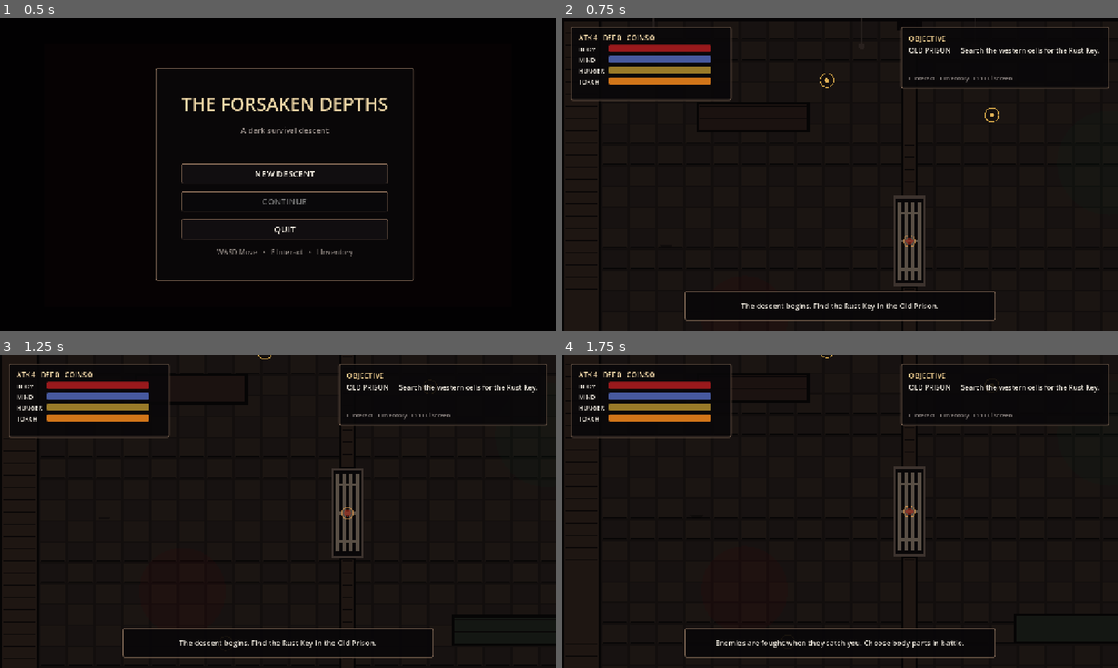
Above: before the commit, frames 1-4 (two rows, left to right).
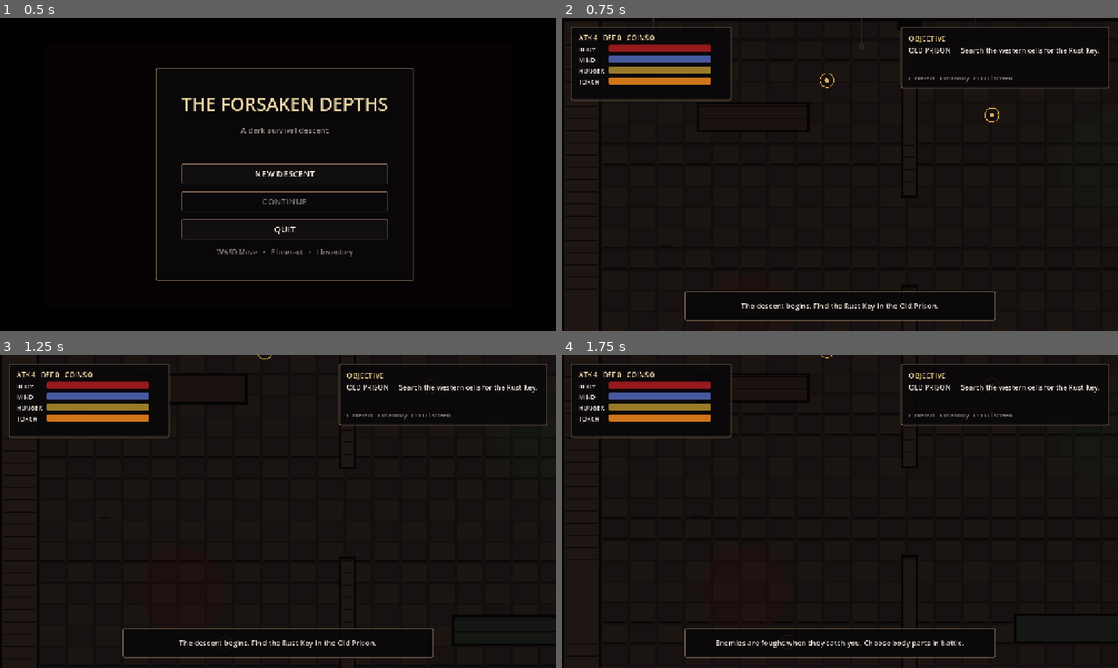
Above: after the commit, the same moments.

Repository: Worawit0/space-dodge-game01
Game: Godot game, scene res://scenes/main/main.tscn
Same seed, same stepped clock (60 frames per second), same inputs: the game is played once before the commit and once after it.
Inputs:
- Up to frame 1 (0.5 s): no input
- Up to frame 2 (0.75 s): click "NEW DESCENT" at 0.5 s
- Up to frame 3 (1.25 s): no input
- Up to frame 4 (1.75 s): tap Enter at 1.25 s; hold D from 1.28 s (still down); tap E at 1.35 s; tap Space at 1.52 s

Frame 1 is identical in both runs. In frame 2, 1.0% of the frame differs, in the area x 59-66%, y 56-86%; in frame 3, 1.0%; in frame 4, 1.0%.
Error in both runs: Invalid assignment of property or key 'texture_path' with value of type 'String' on a base object of type 'CharacterBody2D (enemy.gd)'. (res://scripts/world/ga…

Commit message:
V8 visual actor/door integration: forsaken_v7/scripts/world/door.gd

Diff:
--- a/forsaken_v7/scripts/world/door.gd
+++ b/forsaken_v7/scripts/world/door.gd
@@ -3,21 +3,42 @@
 @export var door_name := "Iron Gate"
 @export var required_key := ""
 @export var open_flag := ""
-@export var width := 64.0
-@export var height := 190.0
+@export_enum("prison","temple","heart") var door_style := "prison"
 
-var open_amount := 0.0
 var opening := false
+var is_open := false
 var collider: CollisionShape2D
+var sprite: AnimatedSprite2D
 
 func _ready() -> void:
 	add_to_group("interactable")
+	_build_visual()
 	_build_collision()
 	if open_flag != "" and bool(GameState.flags.get(open_flag, false)):
-		open_amount = 1.0
-		opening = true
-		collider.disabled = true
-	queue_redraw()
+		_force_open()
+
+func _build_visual() -> void:
+	sprite = AnimatedSprite2D.new()
+	sprite.name = "AnimatedSprite2D"
+	sprite.sprite_frames = SpriteFrames.new()
+	sprite.sprite_frames.add_animation("opening")
+	sprite.sprite_frames.set_animation_speed("opening", 8.0)
+	sprite.sprite_frames.set_animation_loop("opening", false)
+	for i in range(12):
+		var path := "res://assets/v8/gates/%s_%02d.png" % [door_style, i]
+		if not ResourceLoader.exists(path):
+			break
+		var tex = load(path)
+		if tex:
+			sprite.sprite_frames.add_frame("opening", tex)
+	sprite.texture_filter = CanvasItem.TEXTURE_FILTER_NEAREST
+	sprite.scale = Vector2(0.9,0.9)
+	sprite.position = Vector2(0,-64)
+	sprite.animation_finished.connect(_on_animation_finished)
+	add_child(sprite)
+	if sprite.sprite_frames.get_frame_count("opening") > 0:
+		sprite.animation = "opening"
+		sprite.frame = 0
 
 func _build_collision() -> void:
 	var body := StaticBody2D.new()
@@ -26,42 +47,47 @@
 	add_child(body)
 	collider = CollisionShape2D.new()
 	var shape := RectangleShape2D.new()
-	shape.size = Vector2(width - 12.0, height - 10.0)
+	shape.size = Vector2(86,150)
 	collider.shape = shape
+	collider.position = Vector2(0,-8)
 	body.add_child(collider)
 
+func _force_open() -> void:
+	is_open = true
+	opening = false
+	if collider:
+		collider.set_deferred("disabled", true)
+	if sprite and sprite.sprite_frames.get_frame_count("opening") > 0:
+		sprite.animation = "opening"
+		sprite.frame = sprite.sprite_frames.get_frame_count("opening") - 1
+
 func interact(_player) -> void:
-	if open_amount >= 0.98:
-		GameState.message_requested.emit(door_name + " is already open.")
+	if is_open or opening:
+		GameState.message_requested.emit(door_name + " is open.")
 		return
 	if required_key != "" and not GameState.has_key_item(required_key):
-		GameState.message_requested.emit("%s is locked. Required: %s" % [door_name, required_key])
-		AudioManager.play_sfx("res://assets/audio/locked.wav")
+		GameState.message_requested.emit("%s is sealed. Required: %s" % [door_name, required_key])
+		AudioManager.play_event("locked")
 		return
 	opening = true
 	if open_flag != "":
 		GameState.flags[open_flag] = true
-	GameState.message_requested.emit(door_name + " opens with a grinding sound.")
-	AudioManager.play_sfx("res://assets/audio/door.wav")
+	GameState.message_requested.emit(door_name + " groans open.")
+	AudioManager.play_event("door")
+	if sprite and sprite.sprite_frames.get_frame_count("opening") > 0:
+		sprite.play("opening")
+	else:
+		_force_open()
 
-func _process(delta: float) -> void:
-	if opening and open_amount < 1.0:
-		open_amount = min(1.0, open_amount + delta * 0.72)
-		if open_amount > 0.66 and collider and not collider.disabled:
+func _process(_delta: float) -> void:
+	if opening and sprite and sprite.sprite_frames.get_frame_count("opening") > 0:
+		var count := sprite.sprite_frames.get_frame_count("opening")
+		if count > 1 and sprite.frame >= int(count * 0.55) and collider and not collider.disabled:
 			collider.set_deferred("disabled", true)
-		queue_redraw()
 
-func _draw() -> void:
-	var lift := -height * 0.86 * ease(open_amount, -1.6)
-	var frame_color := Color(0.24,0.20,0.18,1)
-	var metal := Color(0.35,0.31,0.27,1)
-	var glow := Color(0.62,0.16,0.10,0.65)
-	draw_rect(Rect2(-width*0.58, -height*0.55, width*1.16, height*1.10), Color(0.035,0.028,0.03,0.96))
-	draw_rect(Rect2(-width*0.54, -height*0.53, width*1.08, height*1.06), frame_color, false, 6.0)
-	for x in [-width*0.36, -width*0.12, width*0.12, width*0.36]:
-		draw_rect(Rect2(x-3, -height*0.47 + lift, 6, height*0.94), metal)
-	for y in [-height*0.34, 0.0, height*0.34]:
-		draw_rect(Rect2(-width*0.43, y-3 + lift, width*0.86, 6), metal)
-	draw_circle(Vector2(0, lift), 8.0, glow)
-	if required_key != "" and open_amount < 0.98:
-		draw_arc(Vector2(0, lift), 13, 0, TAU, 24, Color(0.84,0.58,0.30,0.8), 2.0)
+func _on_animation_finished() -> void:
+	if opening:
+		is_open = true
+		opening = false
+		if collider:
+			collider.set_deferred("disabled", true)
